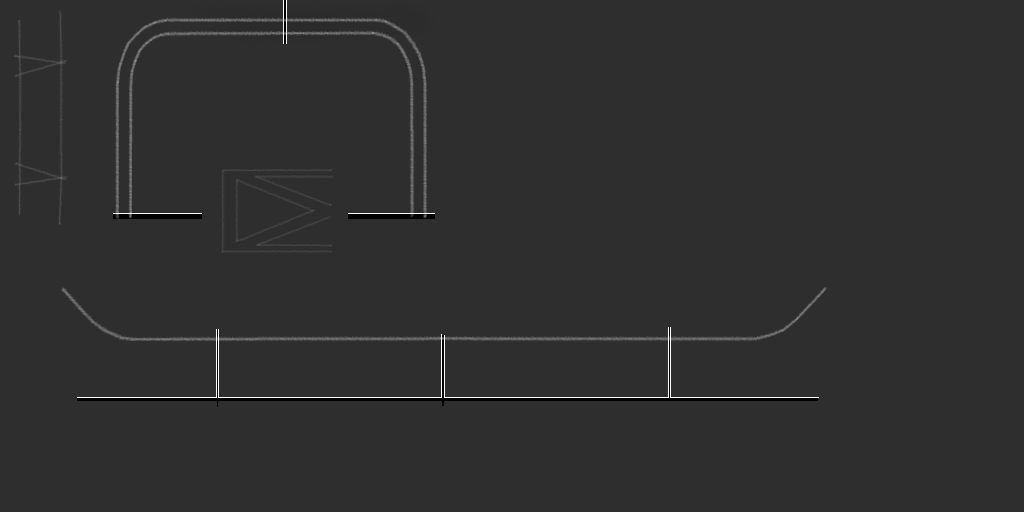
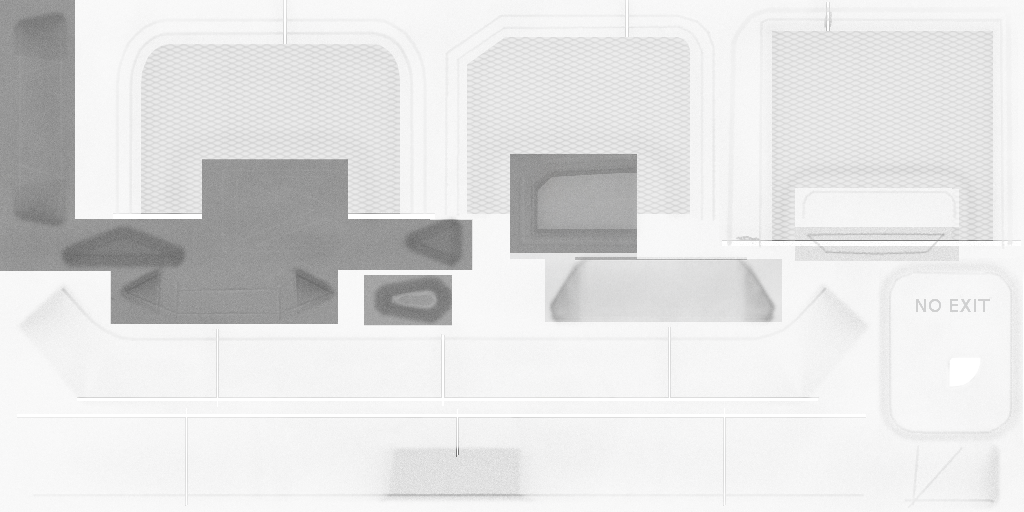
Revision of a layered 1024 × 512 image; what changed, layer by layer:
removed layer "Eingefügte Ebene #1" over box(13, 10, 827, 342)
removed layer "Eingefügte Ebene" over box(77, 0, 819, 407)
removed layer "Ebene" over box(0, 0, 1024, 512)
painted on "Hintergrund", masked it over box(0, 0, 1024, 512)
